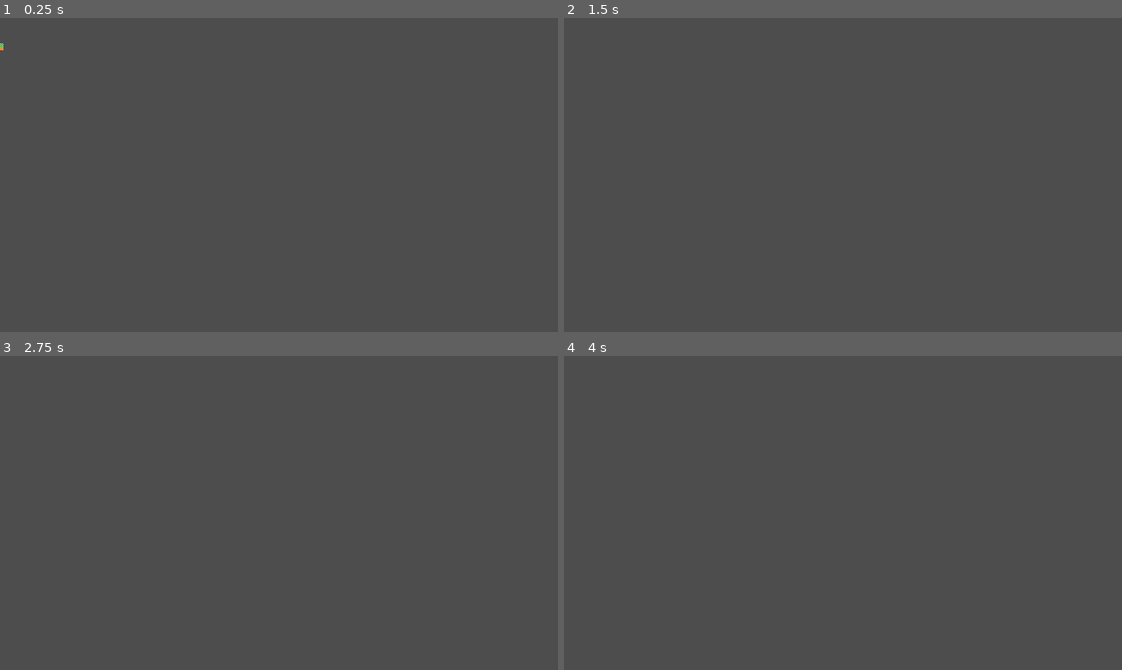
Above: before the commit, frames 1-4 (two rows, left to right).
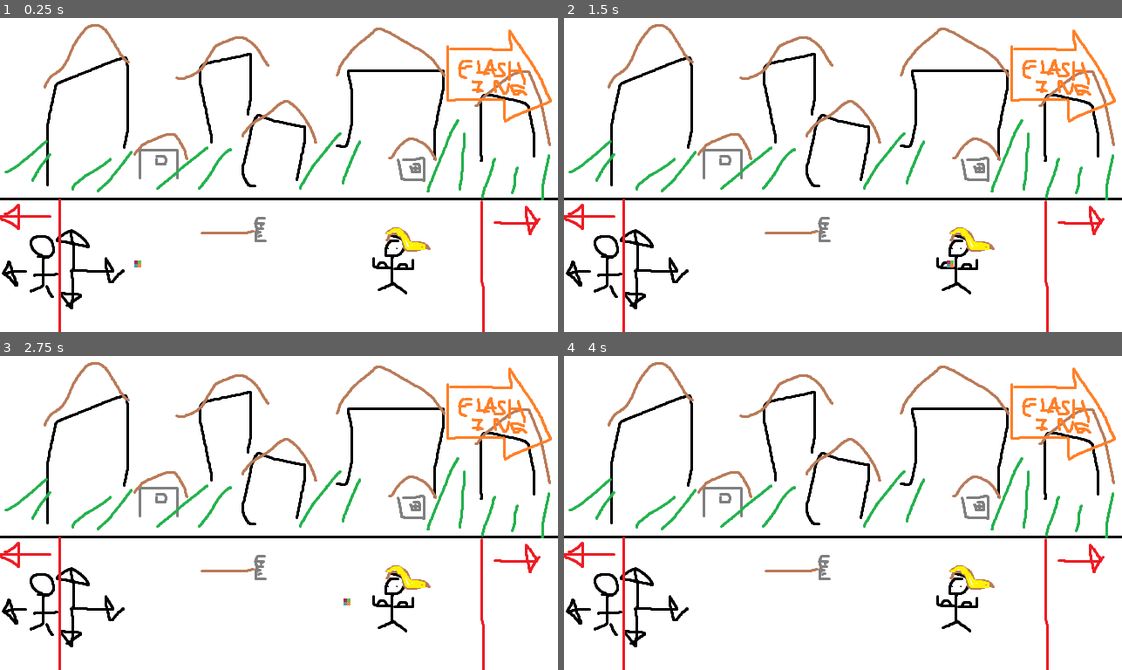
Above: after the commit, the same moments.

Repository: danielday-dev/UOP-GGJ-2024
Game: Godot game, scene res://Scenes/Stage1.tscn
Same seed, same stepped clock (60 frames per second), same inputs: the game is played once before the commit and once after it. Before the commit the project has no main scene; this scene is started directly in both runs.
Inputs:
- Up to frame 1 (0.25 s): no input
- Up to frame 2 (1.5 s): tap Enter (ui_accept) at 0.5, 0.6, 0.77, 1.07, 1.25, 1.35 s; hold D (move_right) from 0.53 s (still down)
- Up to frame 3 (2.75 s): tap Enter (ui_accept) at 1.52, 1.82, 2, 2.1 s; release D (move_right) at 2.03 s; hold A (move_left) from 2.03 s (still down)
- Up to frame 4 (4 s): tap Enter (ui_accept) at 2.75, 2.85, 3.02, 3.32, 3.5, 3.6, 3.77 s; release A (move_left) at 2.78 s; hold D (move_right) from 2.78 s (still down)

The runs differ from the first frame. In frame 1, 100% of the frame differs, in the area x 0-100%, y 0-100%; in frame 2, 100%; in frame 3, 100%; in frame 4, 100%.

Commit message:
added more to the game

Diff:
--- a/Scenes/Stage1.tscn
+++ b/Scenes/Stage1.tscn
@@ -1,7 +1,36 @@
-[gd_scene load_steps=2 format=3 uid="uid://dinv8peksev2j"]
+[gd_scene load_steps=6 format=3 uid="uid://dinv8peksev2j"]
 
 [ext_resource type="PackedScene" uid="uid://w0vu14krjed8" path="res://Prefabs/Player.tscn" id="1_qlw6n"]
+[ext_resource type="Script" path="res://Source/Stage1.gd" id="1_rrbid"]
+[ext_resource type="Texture2D" uid="uid://670hufup76d2" path="res://Resources/Streetgame game screen.png" id="3_phe7c"]
+
+[sub_resource type="WorldBoundaryShape2D" id="WorldBoundaryShape2D_1p385"]
+distance = -0.999969
+
+[sub_resource type="RectangleShape2D" id="RectangleShape2D_p7ab0"]
 
 [node name="Stage1" type="Node2D"]
+script = ExtResource("1_rrbid")
+
+[node name="Camera2D" type="Camera2D" parent="."]
 
 [node name="Player" parent="." instance=ExtResource("1_qlw6n")]
+position = Vector2(-162, 102)
+
+[node name="Environment" type="StaticBody2D" parent="."]
+
+[node name="Background" type="Sprite2D" parent="Environment"]
+z_index = -1
+texture = ExtResource("3_phe7c")
+
+[node name="Boundary" type="CollisionShape2D" parent="Environment"]
+position = Vector2(0, 24)
+rotation = 3.14159
+shape = SubResource("WorldBoundaryShape2D_1p385")
+
+[node name="Boundary2" type="CollisionShape2D" parent="Environment"]
+position = Vector2(1.19209e-07, 178)
+shape = SubResource("WorldBoundaryShape2D_1p385")
+
+[node name="CollisionShape2D" type="CollisionShape2D" parent="."]
+shape = SubResource("RectangleShape2D_p7ab0")
--- a/Source/Player.gd
+++ b/Source/Player.gd
@@ -2,27 +2,24 @@
 
 
 const SPEED = 300.0
-const JUMP_VELOCITY = -400.0
+@export var momentumDampening :float = 40;
+
 
 # Get the gravity from the project settings to be synced with RigidBody nodes.
-var gravity = ProjectSettings.get_setting("physics/2d/default_gravity")
-
+#var gravity = ProjectSettings.get_setting("physics/2d/default_gravity")
+#const JUMP_VELOCITY = -400.0
 
 func _physics_process(delta):
-	# Add the gravity.
-	if not is_on_floor():
-		velocity.y += gravity * delta
-
-	# Handle jump.
-	if Input.is_action_just_pressed("ui_accept") and is_on_floor():
-		velocity.y = JUMP_VELOCITY
-
-	# Get the input direction and handle the movement/deceleration.
-	# As good practice, you should replace UI actions with custom gameplay actions.
-	var direction = Input.get_axis("ui_left", "ui_right")
+	var direction = Input.get_axis("move_left", "move_right")
 	if direction:
 		velocity.x = direction * SPEED
 	else:
-		velocity.x = move_toward(velocity.x, 0, SPEED)
+		velocity.x = move_toward(velocity.x, 0, SPEED * delta * momentumDampening)
+
+	var uppydowner = Input.get_axis("move_up", "move_down")
+	if uppydowner:
+		velocity.y = uppydowner * SPEED
+	else:
+		velocity.y = move_toward(velocity.y, 0, SPEED * delta * momentumDampening)
 
 	move_and_slide()
--- /dev/null
+++ b/Source/Stage1.gd
@@ -0,0 +1,11 @@
+extends Node2D
+
+
+# Called when the node enters the scene tree for the first time.
+func _ready():
+	pass # Replace with function body.
+
+
+# Called every frame. 'delta' is the elapsed time since the previous frame.
+func _process(delta):
+	pass
--- a/project.godot
+++ b/project.godot
@@ -11,12 +11,14 @@
 [application]
 
 config/name="UOP-GGJ-2024"
+run/main_scene="res://Scenes/Stage1.tscn"
 config/features=PackedStringArray("4.2", "GL Compatibility")
 
 [display]
 
 window/size/viewport_width=640
 window/size/viewport_height=360
+window/stretch/mode="viewport"
 
 [input]
 
Binary file added: Resources/Streetgame game screen.png
Not shown, added: Resources/Streetgame game screen.png.import
